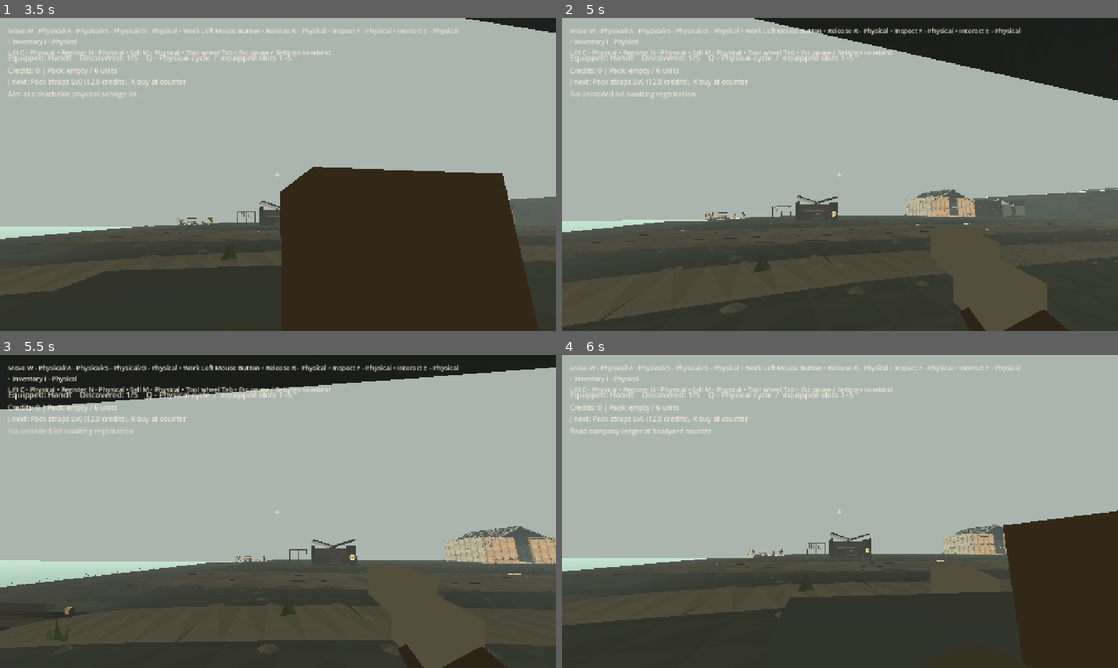
Above: before the commit, frames 1-4 (two rows, left to right).
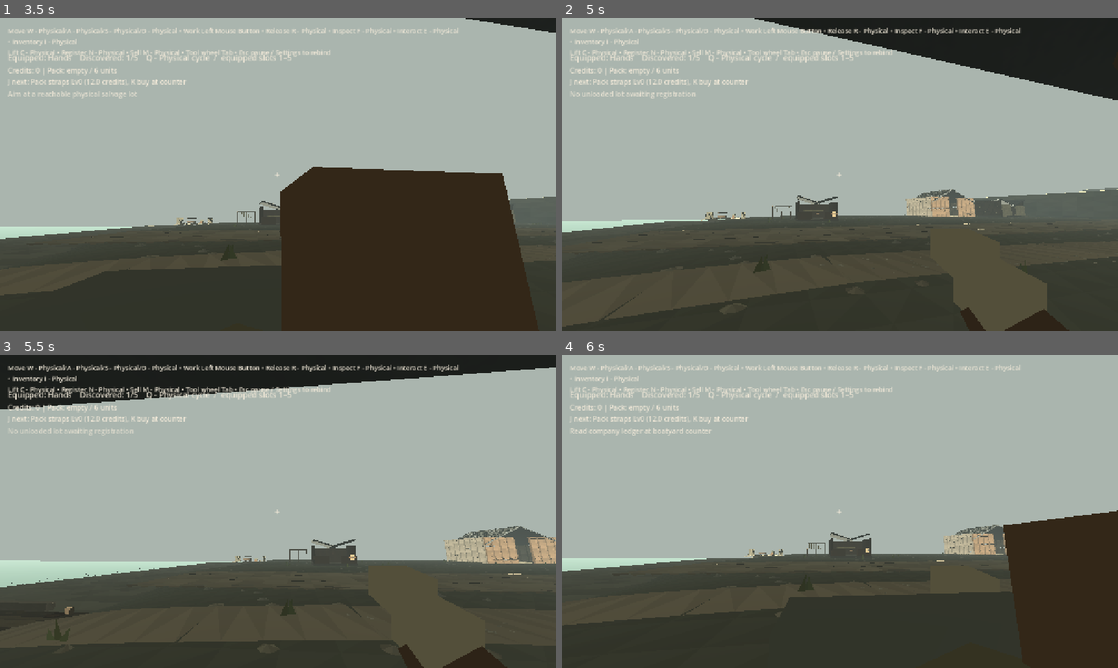
Above: after the commit, the same moments.

Repository: squwillsmith-ship-it/Hollowmere-0.2
Game: Godot game, scene res://scenes/main.tscn
Same seed, same stepped clock (60 frames per second), same inputs: the game is played once before the commit and once after it.
Inputs (mouse positions are in pixels of both pictures, inside the frame that each line leads up to):
- Up to frame 1 (3.5 s): click "Enter Brinewick" at 0.5 s; tap Enter at 1.25 s; move the mouse to (305, 174) at 1.27 s; hold E (hm_find_tool) 1.28-2.03 s; hold W (hm_forward) from 1.28 s (still down); click (305, 174) at 1.42 s; tap Space (hm_jump) at 1.52, 2.27 s; move the mouse to (250, 174) at 2.02 s; tap F (hm_inspect) at 2.1 s; move the mouse to (289, 168) at 2.77 s; hold C (hm_lift_place) from 2.78 s (still down)
- Up to frame 2 (5 s): keep holding W (hm_forward); tap Space (hm_jump) at 3.5, 3.77, 4.52 s; move the mouse to (834, 180) at 3.52 s; release C (hm_lift_place) at 3.53 s; tap H (hm_process) at 3.6 s; click (834, 180) at 3.67 s; move the mouse to (878, 177) at 4.27 s; hold N (hm_register) from 4.28 s (still down)
- Up to frame 3 (5.5 s): keep holding W (hm_forward); move the mouse to (233, 508) at 5.02 s; release N (hm_register) at 5.03 s; tap R (hm_release) at 5.1 s; tap Space (hm_jump) at 5.27 s
- Up to frame 4 (6 s): keep holding W (hm_forward); move the mouse to (845, 511) at 5.77 s; hold B (hm_requisition) from 5.78 s (still down); click (845, 511) at 5.92 s

Frame 1 is identical in both runs. In frame 2, less than 0.1% of the frame differs, in the area x 0-100%, y 2-99%; in frame 3, less than 0.1%; in frame 4, nothing differs.

Commit message:
art G2: own colliding split warehouse gables and folded cottage curtain; align roof eaves

Diff:
--- a/game/scripts/buildings/hm_hero_building_set.gd
+++ b/game/scripts/buildings/hm_hero_building_set.gd
@@ -69,6 +69,10 @@
 		for sign: int in [-1,1]:
 			_box(body,"PierFrameStile",Vector3(0.13,dims.y*0.98,0.31),
 				Vector3(float(sign)*(dims.x*0.5-0.09),0,0),OAK)
+		# Two individually removable lime-washed triangular upper panels
+		# close the front gable without sealing the loading doorway.
+		if title.ends_with("_Section_03"):
+			_add_warehouse_gable(body,title.begins_with("PierDoorLeft"))
 
 static func finish_cottage_part(body: HMInspectTarget, part_id: String) -> void:
 	if part_id == "fixture/house/front_infill":
@@ -82,9 +86,38 @@
 	elif part_id == "fixture/house/slate_patch":
 		# Removable barge/drip edges keep the two actual roof sections
 		# legible in the intact, half-stripped and empty states.
-		for x: float in [-2.48,2.48]:
-			_box(body,"RoofCourseDripBatten",Vector3(0.11,0.10,4.85),
-				Vector3(x,2.88,0),OAK.darkened(0.15))
+		for x: float in [-2.36,2.36]:
+			_box(body,"RoofCourseDripBatten",Vector3(0.10,0.09,4.85),
+				Vector3(x,2.67,0),OAK.darkened(0.15))
+	elif part_id == "fixture/house/curtain":
+		# The original single beige rectangle becomes a salt-stiff cloth with
+		# uneven hanging folds. Its original ray collision and hands-only salvage
+		# identity remain exactly the same.
+		var old_cloth: MeshInstance3D = body.get_node_or_null("DoorCloth") as MeshInstance3D
+		if old_cloth != null:
+			old_cloth.visible = false
+		var fabric := SurfaceTool.new()
+		fabric.begin(Mesh.PRIMITIVE_TRIANGLES)
+		for i: int in range(10):
+			var x0: float = -0.45+0.9*float(i)/10.0
+			var x1: float = -0.45+0.9*float(i+1)/10.0
+			var hem0: float = 0.45+0.046*sin(float(i)*2.7)
+			var hem1: float = 0.45+0.046*sin(float(i+1)*2.7)
+			var fold0: float = 2.20+0.047*sin(float(i)*1.65)
+			var fold1: float = 2.20+0.047*sin(float(i+1)*1.65)
+			var shade: Color = Color("aaa08b")*(0.90+0.07*float(i%3))
+			_tri(fabric,Vector3(x0,2.05,2.19),Vector3(x0,hem0,fold0),
+				Vector3(x1,2.05,2.19),shade)
+			_tri(fabric,Vector3(x1,2.05,2.19),Vector3(x0,hem0,fold0),
+				Vector3(x1,hem1,fold1),shade.darkened(0.06))
+		var cloth_mesh := MeshInstance3D.new()
+		cloth_mesh.name = "SaltStiffHangingDoorTextile"
+		cloth_mesh.mesh = fabric.commit()
+		var cloth_finish := _mat(Color.WHITE)
+		cloth_finish.vertex_color_use_as_albedo = true
+		cloth_finish.cull_mode = BaseMaterial3D.CULL_DISABLED
+		cloth_mesh.material_override = cloth_finish
+		body.add_child(cloth_mesh)
 	elif part_id == "fixture/house/beam":
 		# Adds historically plausible pegged joints without changing the
 		# original saw tier, support relationships, or load distribution.
@@ -111,3 +144,62 @@
 	detail.position = at
 	detail.material_override = _mat(tint)
 	parent.add_child(detail)
+
+static func _add_warehouse_gable(body: StaticBody3D,left: bool) -> void:
+	# Front wall section centre is (+/-3.125, 4.0667, 4.0).
+	# Local triangular halves span from upper 4.8m wall to the 27-degree
+	# ridge at approximately 6.42m; shared centre seam is intentionally open
+	# only when its owning panel is manually dismantled.
+	var low: float = 0.73
+	var high: float = 2.35
+	var begin_x: float = -0.05 if left else -3.125
+	var end_x: float = 3.125 if left else 0.05
+	var peak_x: float = 3.125 if left else -3.125
+	var a := Vector3(begin_x,low,0.09)
+	var b := Vector3(end_x,low,0.09)
+	var c := Vector3(peak_x,high,0.09)
+	var depth := Vector3(0,0,0.17)
+	var st := SurfaceTool.new()
+	st.begin(Mesh.PRIMITIVE_TRIANGLES)
+	var infill := Color("b8ac91")
+	_tri(st,a,b,c,infill)
+	_tri(st,c+depth,b+depth,a+depth,infill.darkened(0.15))
+	_tri(st,a,a+depth,b,infill.darkened(0.08))
+	_tri(st,b,a+depth,b+depth,infill.darkened(0.10))
+	_tri(st,b,b+depth,c,infill.darkened(0.12))
+	_tri(st,c,b+depth,c+depth,infill.darkened(0.11))
+	_tri(st,c,c+depth,a,infill.darkened(0.08))
+	_tri(st,a,c+depth,a+depth,infill.darkened(0.08))
+	var face := MeshInstance3D.new()
+	face.name = "OwnedLimeWashedFrontGableHalf"
+	face.mesh = st.commit()
+	var plaster := _mat(Color.WHITE)
+	plaster.vertex_color_use_as_albedo = true
+	plaster.cull_mode = BaseMaterial3D.CULL_DISABLED
+	face.material_override = plaster
+	body.add_child(face)
+	var solid := CollisionShape3D.new()
+	solid.name = "OwnedFrontGablePanelCollision"
+	var prism := ConvexPolygonShape3D.new()
+	prism.points = PackedVector3Array([a,b,c,a+depth,b+depth,c+depth])
+	solid.shape = prism
+	body.add_child(solid)
+	# Continuous bargeboard follows the rake; it is not an orphaned extra
+	# salvage component after the enclosing wall section disappears.
+	var trim := MeshInstance3D.new()
+	trim.name = "OakRakingGableTrim"
+	var timber := BoxMesh.new()
+	timber.size = Vector3(3.55,0.13,0.21)
+	trim.mesh = timber
+	trim.position = Vector3((begin_x+end_x)*0.5,1.52,0.21)
+	trim.rotation_degrees.z = 27.0 if left else -27.0
+	trim.material_override = _mat(OAK.darkened(0.09))
+	body.add_child(trim)
+
+static func _tri(st: SurfaceTool, a: Vector3,b: Vector3,c: Vector3,
+		shade: Color) -> void:
+	var normal: Vector3 = (b-a).cross(c-a).normalized()
+	for p: Vector3 in [a,b,c]:
+		st.set_normal(normal)
+		st.set_color(shade)
+		st.add_vertex(p)
